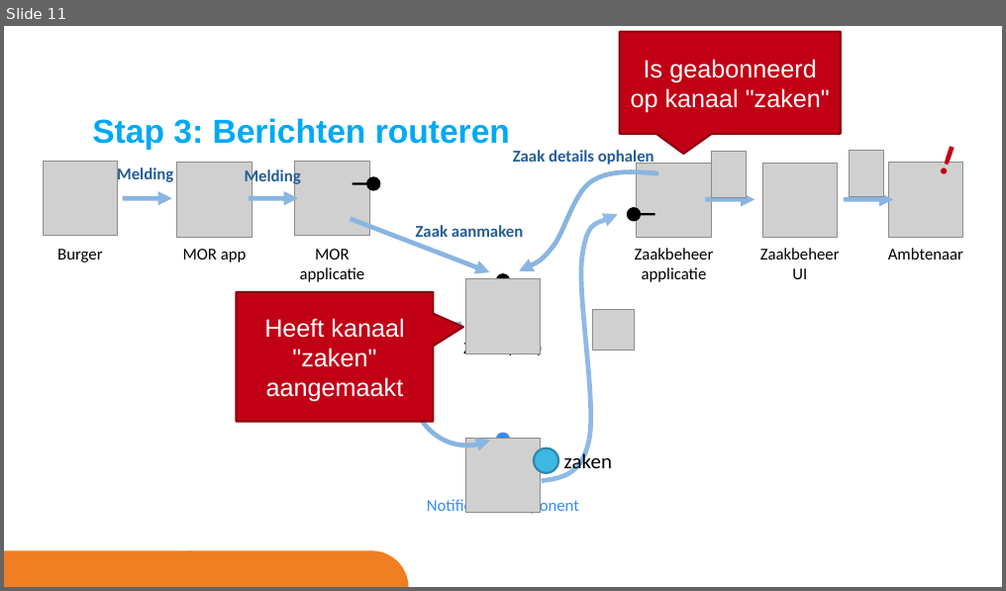
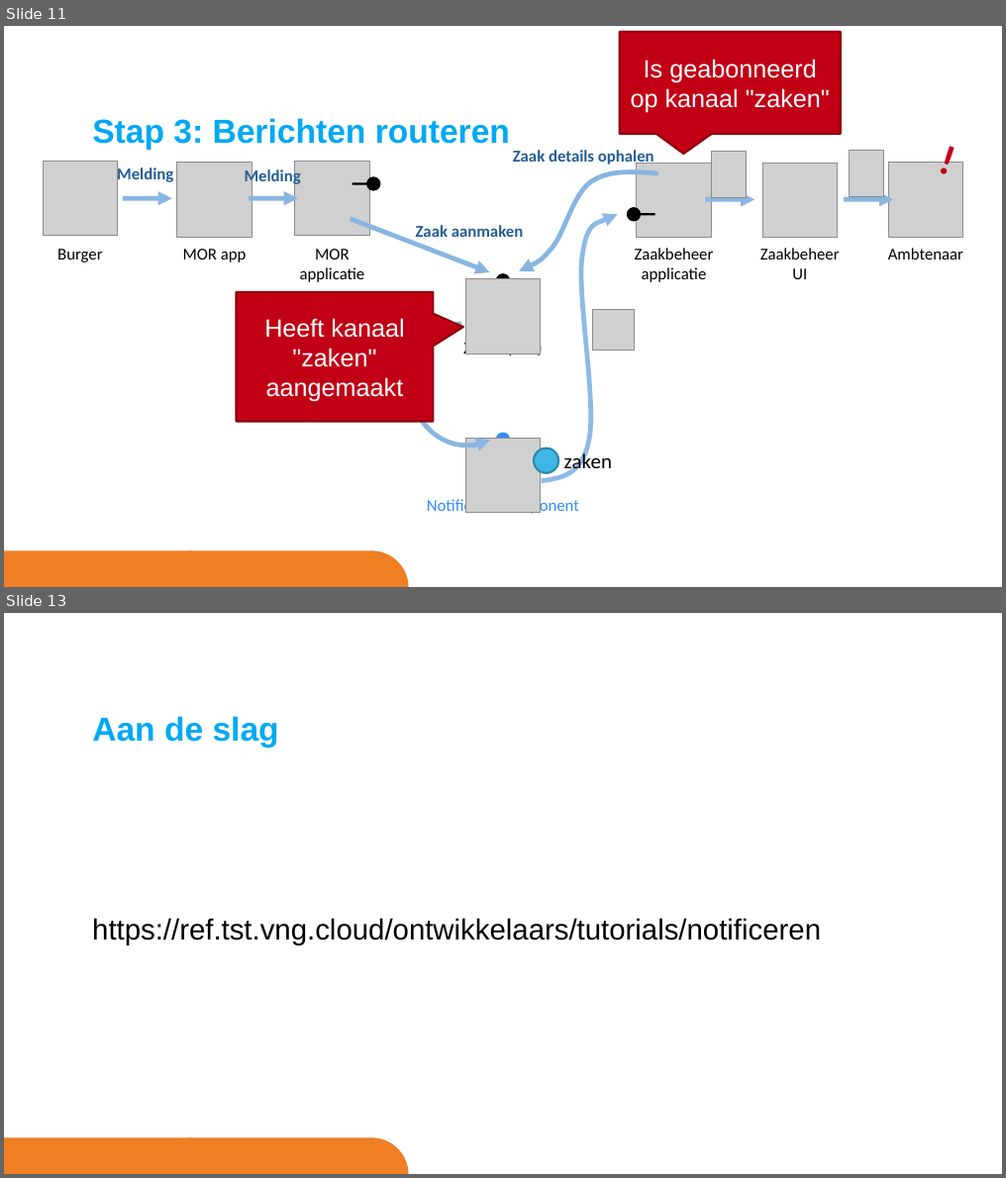
Before and after one commit to VNG-Realisatie/gemma-zaken, a slide deck: docs/_content/ontwikkelaars/tutorials/notificeren.pptx. Shown one above the other, each under a label of ours: slide 11 before the commit, slides 11 and 13 after it; the slides between them are not shown. The pictures are 1006x591 and 1006x1178 pixels, drawn with LibreOffice and Linux fonts; fonts in the diff are those of the drawing; grey boxes stand for pictures; background and template pictures are left out. Boxes give left, top, right and bottom in pixels: in the first picture for what was removed or moved away, otherwise in the second. Text is boxed around its words. In the diff, an @@ line names an element or a change of style, - is before the commit and + after.

```diff
--- a/docs/_content/ontwikkelaars/tutorials/notificeren.pptx
+++ b/docs/_content/ontwikkelaars/tutorials/notificeren.pptx
@@ slide 13 added at box(4, 613, 1002, 1174), background #FFFFFF; not listed: 2 template elements that a slide beside it also shows @@
@@ title added at box(92, 716, 279, 748), 32 pt, text #00A9F3, bold @@
+Aan de slag
@@ text added at box(92, 918, 821, 946), 28 pt, text #000000 @@
+https://ref.tst.vng.cloud/ontwikkelaars/tutorials/notificeren
```
Also in this commit, not shown: 1 slide changed, 4 other files.
